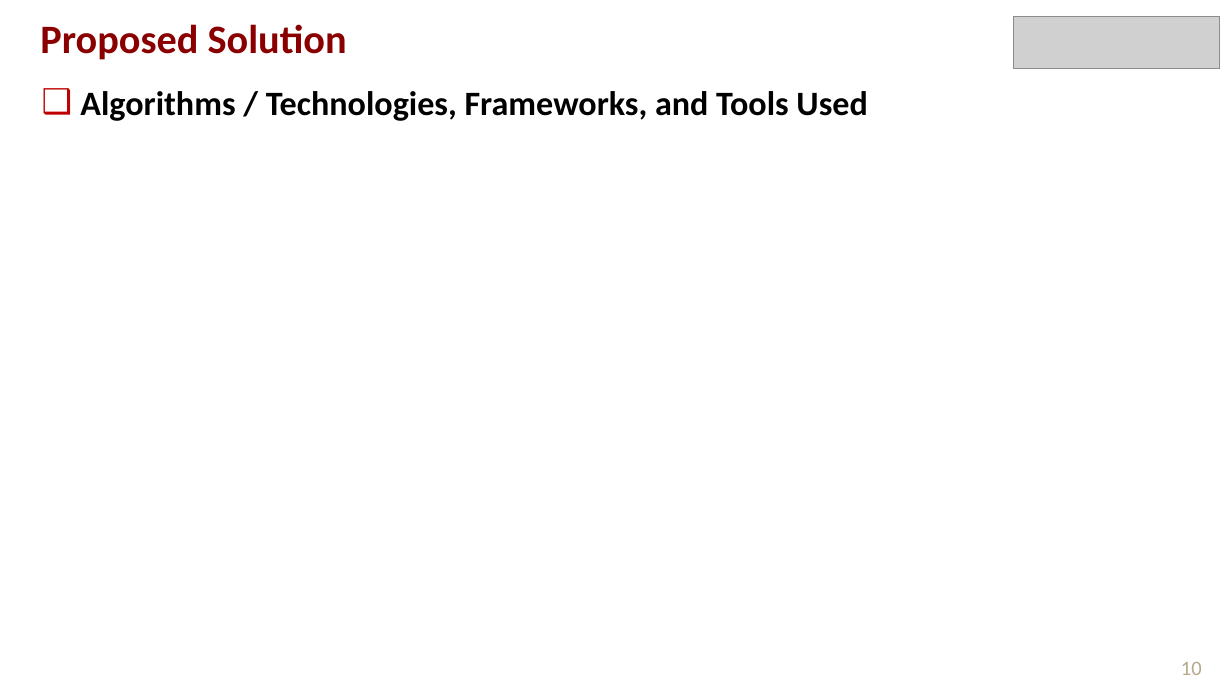
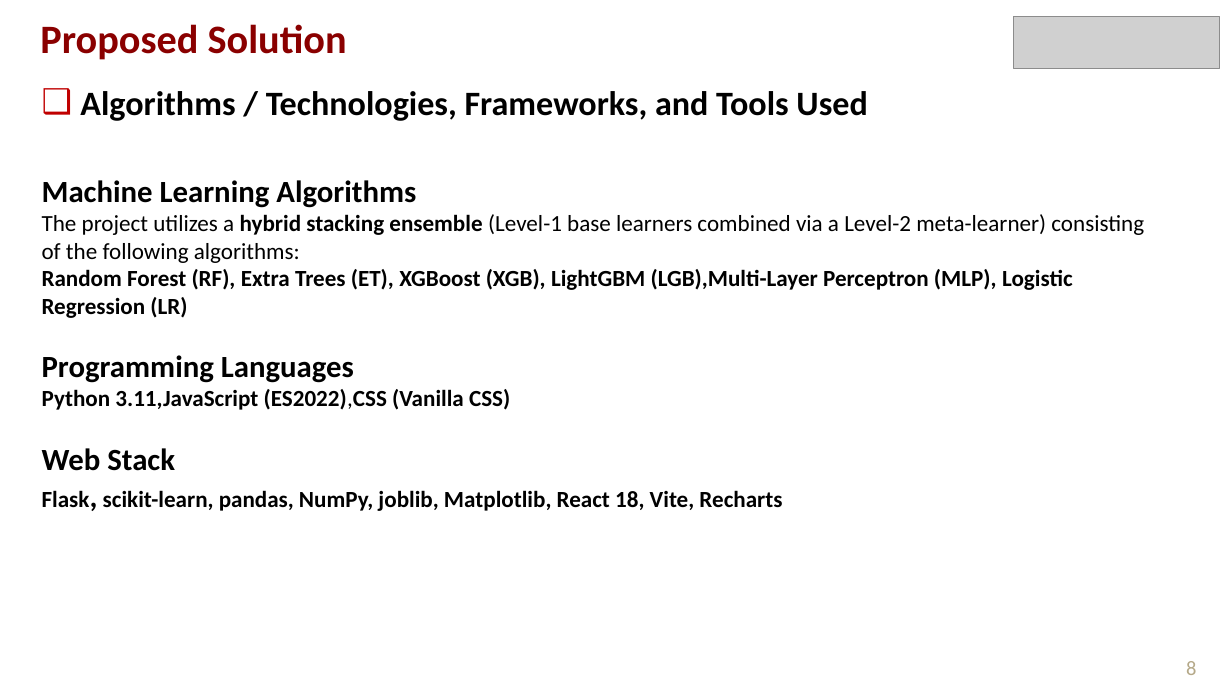
Before and after one commit to syedmaax/Intrusion-Detection, a slide deck: slide 8 of SCOPE_SDP_Template_May_2026.pptx (slide 10 before the commit). Drawn at 1232x693 pixels with LibreOffice and Linux fonts; fonts in the diff are those of the drawing; grey boxes stand for pictures. Boxes give left, top, right and bottom in pixels: in the first picture for what was removed or moved away, otherwise in the second. Text is boxed around its words. In the diff, an @@ line names an element or a change of style, - is before the commit and + after.

Commit message:
Update intrusion detection project assets

```diff
--- a/SCOPE_SDP_Template_May_2026.pptx
+++ b/SCOPE_SDP_Template_May_2026.pptx
@@ text at (x1=42, y1=180, x2=1144, y2=511): paragraphs added @@
+Machine Learning Algorithms
+The project utilizes a hybrid stacking ensemble (Level-1 base learners combined via a Level-2 meta-learner) consisting of the following algorithms:
+Random Forest (RF), Extra Trees (ET), XGBoost (XGB), LightGBM (LGB),Multi-Layer Perceptron (MLP), Logistic Regression (LR)
+Programming Languages
+Python 3.11,JavaScript (ES2022),CSS (Vanilla CSS)
+Web Stack
+Flask, scikit-learn, pandas, NumPy, joblib, Matplotlib, React 18, Vite, Recharts
@@ page number at (x1=1186, y1=661, x2=1196, y2=675): text changed @@
-10
+8
```
Also in this commit, not shown: 7 other slides changed, 2 slides removed, 16 other files.
